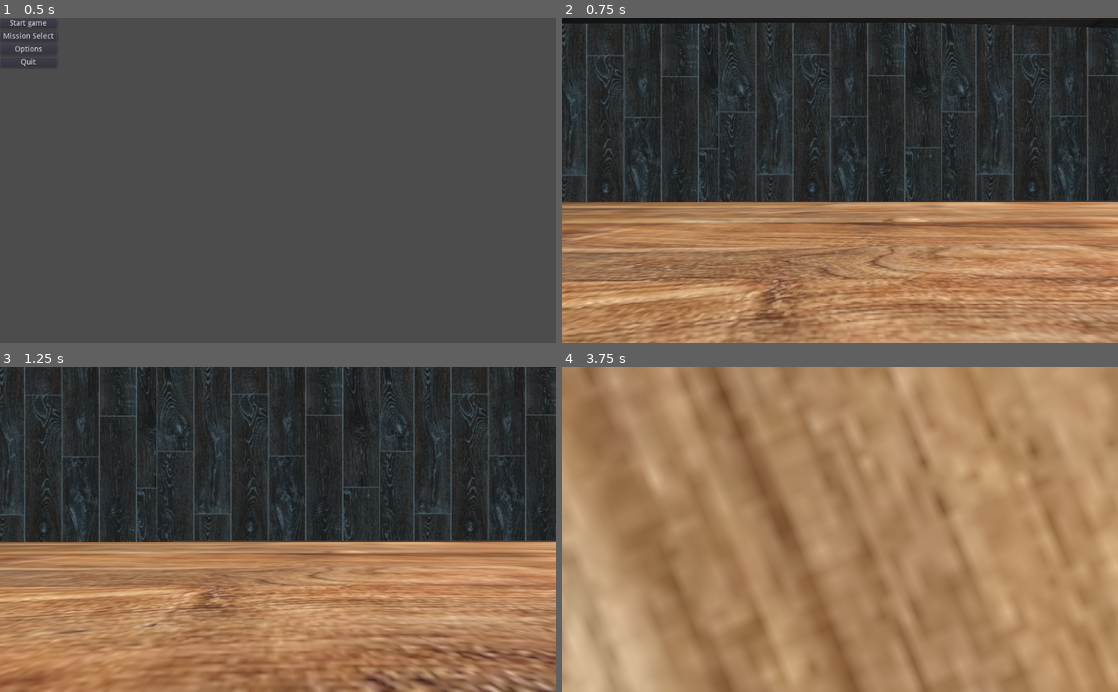
Above: before the commit, frames 1-4 (two rows, left to right).
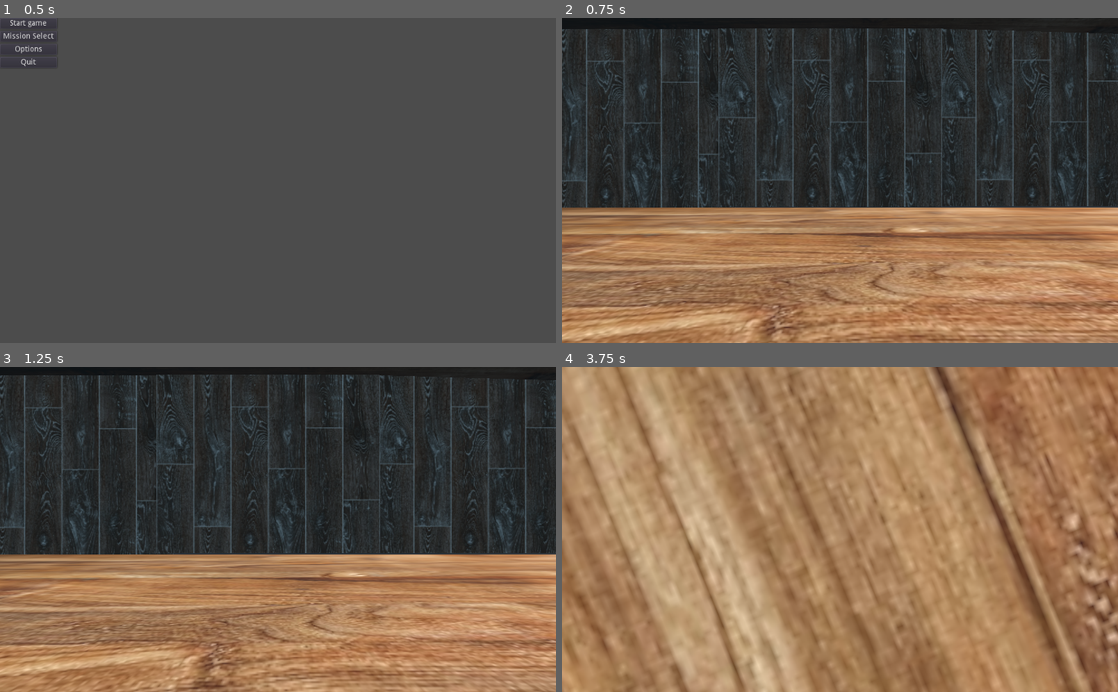
Above: after the commit, the same moments.

Repository: BlakeWiscombe/betrayal
Game: Godot game, scene res://Main menu.tscn
Same seed, same stepped clock (60 frames per second), same inputs: the game is played once before the commit and once after it.
Inputs (mouse positions are in pixels of both pictures, inside the frame that each line leads up to):
- Up to frame 1 (0.5 s): no input
- Up to frame 2 (0.75 s): click "Start game" at 0.5 s
- Up to frame 3 (1.25 s): no input
- Up to frame 4 (3.75 s): move the mouse to (962, 513) at 1.27 s; hold D (player_right) 1.28-2.03 s; tap Space (jump) at 1.52, 2.27 s; move the mouse to (728, 545) at 2.02 s; hold S (player_backward) 2.03-2.78 s; move the mouse to (895, 458) at 2.77 s; hold D (player_right) 2.78-3.53 s; move the mouse to (812, 594) at 3.52 s; hold W (player_forward) from 3.53 s (still down)

Frame 1 is identical in both runs. In frame 2, 24% of the frame differs, in the area x 0-100%, y 1-100%; in frame 3, 29%; in frame 4, 45%, in the area x 0-100%, y 0-100%.

Commit message:
change player height

Diff:
--- a/Betrayal.tscn
+++ b/Betrayal.tscn
@@ -1,8 +1,17 @@
-[gd_scene load_steps=17 format=2]
+[gd_scene load_steps=20 format=2]
 
 [ext_resource path="res://Floor.jpg" type="Texture" id=1]
 [ext_resource path="res://Player.tscn" type="PackedScene" id=2]
 [ext_resource path="res://wooden wall.jpg" type="Texture" id=3]
+
+[sub_resource type="QuadMesh" id=19]
+size = Vector2( 100, 40 )
+
+[sub_resource type="SpatialMaterial" id=21]
+albedo_texture = ExtResource( 1 )
+
+[sub_resource type="ConcavePolygonShape" id=20]
+data = PoolVector3Array( -50, -20, 0, -50, 20, 0, 50, 20, 0, -50, -20, 0, 50, 20, 0, 50, -20, 0 )
 
 [sub_resource type="QuadMesh" id=9]
 size = Vector2( 50, 40 )
@@ -46,6 +55,16 @@
 [node name="Betrayal" type="Spatial"]
 transform = Transform( 0.000279278, 0, -1, 0, 1, 0, 1, 0, 0.000279278, -8.90252, -0.33866, -25.9997 )
 
+[node name="MeshInstance10" type="MeshInstance" parent="."]
+transform = Transform( 0.0172954, 0, 0.999849, 0, 1, 0, -0.999849, 0, 0.0172954, -74.1765, 56.8576, -1.45429 )
+mesh = SubResource( 19 )
+material/0 = SubResource( 21 )
+
+[node name="StaticBody" type="StaticBody" parent="MeshInstance10"]
+
+[node name="CollisionShape" type="CollisionShape" parent="MeshInstance10/StaticBody"]
+shape = SubResource( 20 )
+
 [node name="MeshInstance8" type="MeshInstance" parent="."]
 transform = Transform( 1, 0, 0, 0, -0.998776, -0.0494601, 0, 0.0494601, -0.998776, 49.6664, 17.6344, 47.518 )
 mesh = SubResource( 9 )
@@ -69,7 +88,7 @@
 shape = SubResource( 15 )
 
 [node name="MeshInstance5" type="MeshInstance" parent="."]
-transform = Transform( 1, 0, 0, 0, -0.999062, -0.0432882, 0, 0.0432882, -0.999062, -49.6088, 18.4803, 48.1633 )
+transform = Transform( 1, 8.16083e-06, 2.34169e-07, 8.16332e-06, -0.9999, -0.014067, 1.19326e-07, 0.014067, -0.9999, -49.6088, 18.4803, 48.1633 )
 mesh = SubResource( 9 )
 skeleton = NodePath("../MeshInstance2")
 material/0 = SubResource( 10 )
@@ -147,3 +166,13 @@
 
 [node name="CollisionShape" type="CollisionShape" parent="MeshInstance6/StaticBody"]
 shape = SubResource( 15 )
+
+[node name="MeshInstance9" type="MeshInstance" parent="."]
+transform = Transform( 0.0172954, 0, 0.99985, 0, 1, 0, -0.99985, 0, 0.0172954, -74.1765, 17.5364, -1.45429 )
+mesh = SubResource( 19 )
+material/0 = SubResource( 21 )
+
+[node name="StaticBody" type="StaticBody" parent="MeshInstance9"]
+
+[node name="CollisionShape" type="CollisionShape" parent="MeshInstance9/StaticBody"]
+shape = SubResource( 20 )
--- a/Player.tscn
+++ b/Player.tscn
@@ -5,9 +5,10 @@
 
 [sub_resource type="CapsuleShape" id=1]
 radius = 0.75
-height = 1.75
+height = 5.75
 
 [node name="KinematicBody" type="KinematicBody"]
+transform = Transform( 1, 0, 0, 0, 1, 0, 0, 0, 1, -13.7044, 23.8589, 77.1817 )
 script = ExtResource( 2 )
 
 [node name="CollisionShape" type="CollisionShape" parent="."]
@@ -15,6 +16,6 @@
 shape = SubResource( 1 )
 
 [node name="Camera" type="Camera" parent="."]
-transform = Transform( 1, 0, 0, 0, 1, 0, 0, 0, 1, 0, 0.75, 0 )
+transform = Transform( 1, 0, 0, 0, 1, 0, 0, 0, 1, 0, 2, 0 )
 environment = ExtResource( 1 )
 current = true
